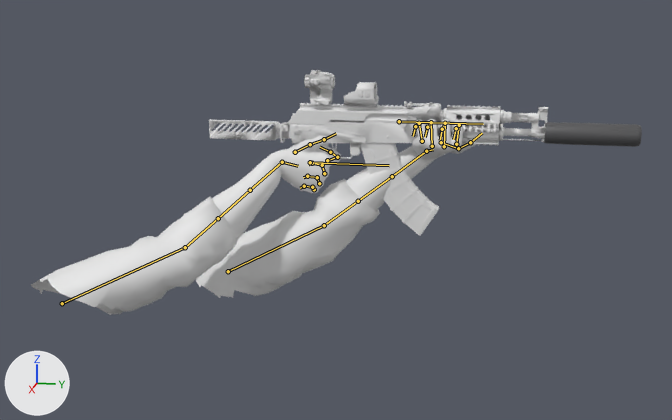
An edit to the glTF model client/public/models/viewmodel_rifle.glb, drawn before and after from the same camera.
Both versions are drawn from a 50 mm camera at (1.912, 0.438, 0.377) aimed at (0.108, 0.078, -0.074). Arrows for +X, +Y and +Z are at lower left; the lights stay in place. The first picture is the older version. Both versions are drawn at frame 0 of the action 'rifle_aim_iron'; the numbers are the values there. The bones that change, and the others that lie on the model, are drawn over the model as lines.

The first picture shows 'vm_rifle'.
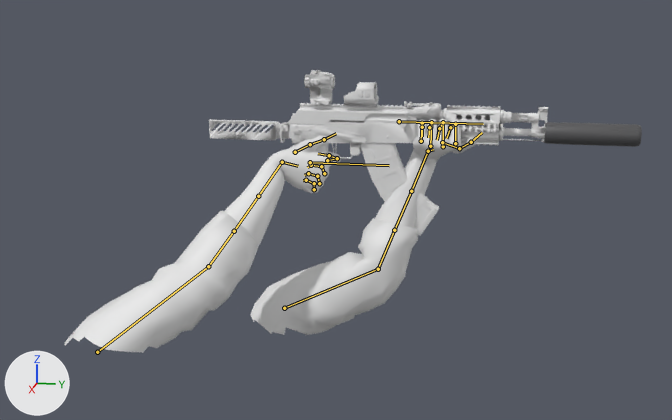
What changed in the scene script:
```text
Change bone_upperarm_l:
    where bone_upperarm_l = bpy.data.objects['rig_rifle'].pose.bones['UpperArm.L']
    bone_upperarm_l.location: (1.179, 1.263, 0.202) -> (1.235, 1.322, 0.071)
    bone_upperarm_l.rotation_quaternion: (0.588, -0.72, 0.0, 0.369) -> (0.615, -0.666, 0.0, 0.422)  # degrees (-92, 32, 31) -> degrees (-82, 34, 39)
Change bone_lowerarm_l:
    where bone_lowerarm_l = bpy.data.objects['rig_rifle'].pose.bones['LowerArm.L']  # child of 'UpperArm.L'
    bone_lowerarm_l.rotation_quaternion: (0.866, -0.363, 0.098, 0.33) -> (0.766, -0.204, 0.098, 0.602)  # degrees (-38, 24, 33) -> degrees (-12, 23, 74)
Change bone_foretwist1_l:
    where bone_foretwist1_l = bpy.data.objects['rig_rifle'].pose.bones['ForeTwist1.L']  # child of 'LowerArm.L'
    bone_foretwist1_l.rotation_quaternion: (0.9, 0.0, 0.435, 0.0) -> (0.873, 0.0, 0.487, 0.0)  # degrees (0, 52, 0) -> degrees (0, 58, 0)
Change bone_foretwist2_l:
    where bone_foretwist2_l = bpy.data.objects['rig_rifle'].pose.bones['ForeTwist2.L']  # child of 'LowerArm.L'
    bone_foretwist2_l.rotation_quaternion: (0.664, 0.0, 0.747, 0.0) -> (0.578, 0.0, 0.816, 0.0)  # degrees (0, 97, 0) -> degrees (0, 109, 0)
Change bone_wrist_l:
    where bone_wrist_l = bpy.data.objects['rig_rifle'].pose.bones['Wrist.L']  # child of 'LowerArm.L'
    bone_wrist_l.rotation_quaternion: (0.578, 0.483, 0.625, 0.207) -> (0.526, 0.617, 0.578, -0.088)  # degrees (107, 31, 81) -> degrees (128, 46, 63)
Change bone_index2_l:
    where bone_index2_l = bpy.data.objects['rig_rifle'].pose.bones['Index2.L']  # child of 'Wrist.L'
    bone_index2_l.rotation_quaternion: (0.819, -0.255, -0.07, -0.509) -> (0.819, -0.288, 0.0, -0.496)  # degrees (-22, -22, -59) -> degrees (-30, -17, -58)
Change bone_index3_l:
    where bone_index3_l = bpy.data.objects['rig_rifle'].pose.bones['Index3.L']  # child of 'Index2.L'
    bone_index3_l.rotation_quaternion: (0.793, -0.313, -0.034, -0.521) -> (0.793, -0.359, 0.029, -0.491)  # degrees (-30, -22, -61) -> degrees (-39, -18, -57)
Change bone_middle3_l:
    where bone_middle3_l = bpy.data.objects['rig_rifle'].pose.bones['Middle3.L']  # child of 'Middle2.L'
    bone_middle3_l.rotation_quaternion: (0.793, -0.336, -0.011, -0.507) -> (0.793, -0.36, 0.01, -0.491)  # degrees (-34, -21, -59) -> degrees (-38, -20, -57)
Change bone_pinky2_l:
    where bone_pinky2_l = bpy.data.objects['rig_rifle'].pose.bones['Pinky2.L']  # child of 'Wrist.L'
    bone_pinky2_l.rotation_quaternion: (0.819, -0.221, 0.101, -0.519) -> (0.819, -0.178, 0.0, -0.545)  # degrees (-28, -4, -64) -> degrees (-17, -11, -66)
Change bone_pinky3_l:
    where bone_pinky3_l = bpy.data.objects['rig_rifle'].pose.bones['Pinky3.L']  # child of 'Pinky2.L'
    bone_pinky3_l.rotation_quaternion: (0.793, -0.316, 0.053, -0.518) -> (0.793, -0.238, -0.029, -0.559)  # degrees (-35, -14, -62) -> degrees (-21, -18, -67)
Change bone_ring3_l:
    where bone_ring3_l = bpy.data.objects['rig_rifle'].pose.bones['Ring3.L']  # child of 'Ring2.L'
    bone_ring3_l.rotation_quaternion: (0.793, -0.323, 0.02, -0.515) -> (0.793, -0.301, -0.004, -0.529)  # degrees (-34, -18, -61) -> degrees (-30, -19, -62)
Change bone_upperarm_r:
    where bone_upperarm_r = bpy.data.objects['rig_rifle'].pose.bones['UpperArm.R']
    bone_upperarm_r.location: (-1.329, 1.161, 0.472) -> (-1.421, 1.185, 0.37)
    bone_upperarm_r.rotation_quaternion: (0.643, -0.673, 0.0, -0.366) -> (0.623, -0.569, 0.0, -0.537)  # degrees (-84, -30, -33) -> degrees (-64, -38, -58)
Change bone_lowerarm_r:
    where bone_lowerarm_r = bpy.data.objects['rig_rifle'].pose.bones['LowerArm.R']  # child of 'UpperArm.R'
    bone_lowerarm_r.rotation_quaternion: (0.945, -0.033, 0.09, -0.312) -> (0.961, -0.035, 0.07, -0.264)  # degrees (-7, 9, -37) -> degrees (-6, 7, -31)
Change bone_foretwist1_r:
    where bone_foretwist1_r = bpy.data.objects['rig_rifle'].pose.bones['ForeTwist1.R']  # child of 'LowerArm.R'
    bone_foretwist1_r.rotation_quaternion: (0.929, 0.0, 0.37, 0.0) -> (0.958, 0.0, 0.288, 0.0)  # degrees (0, 43, 0) -> degrees (0, 33, 0)
Change bone_foretwist2_r:
    where bone_foretwist2_r = bpy.data.objects['rig_rifle'].pose.bones['ForeTwist2.R']  # child of 'LowerArm.R'
    bone_foretwist2_r.rotation_quaternion: (0.758, 0.0, 0.652, 0.0) -> (0.854, 0.0, 0.52, 0.0)  # degrees (0, 81, 0) -> degrees (0, 63, 0)
Change bone_wrist_r:
    where bone_wrist_r = bpy.data.objects['rig_rifle'].pose.bones['Wrist.R']  # child of 'LowerArm.R'
    bone_wrist_r.rotation_quaternion: (0.48, -0.404, 0.695, -0.352) -> (0.512, -0.421, 0.576, -0.479)  # degrees (-108, 22, -103) -> degrees (-91, 11, -97)
Change bone_index2_r:
    where bone_index2_r = bpy.data.objects['rig_rifle'].pose.bones['Index2.R']  # child of 'Wrist.R'
    bone_index2_r.rotation_quaternion: (0.924, -0.17, 0.047, 0.34) -> (0.924, -0.192, 0.0, 0.331)  # degrees (-17, 12, 39) -> degrees (-21, 7, 38)
Change bone_index3_r:
    where bone_index3_r = bpy.data.objects['rig_rifle'].pose.bones['Index3.R']  # child of 'Index2.R'
    bone_index3_r.rotation_quaternion: (0.887, -0.237, 0.026, 0.395) -> (0.887, -0.272, -0.022, 0.372)  # degrees (-24, 14, 45) -> degrees (-30, 9, 43)
Change bone_middle3_r:
    where bone_middle3_r = bpy.data.objects['rig_rifle'].pose.bones['Middle3.R']  # child of 'Middle2.R'
    bone_middle3_r.rotation_quaternion: (0.737, -0.373, 0.012, 0.563) -> (0.737, -0.4, -0.011, 0.545)  # degrees (-37, 26, 66) -> degrees (-41, 25, 63)
Change bone_pinky2_r:
    where bone_pinky2_r = bpy.data.objects['rig_rifle'].pose.bones['Pinky2.R']  # child of 'Wrist.R'
    bone_pinky2_r.rotation_quaternion: (0.777, -0.243, -0.111, 0.57) -> (0.777, -0.195, 0.0, 0.598)  # degrees (-30, 6, 71) -> degrees (-18, 13, 73)
Change bone_pinky3_r:
    where bone_pinky3_r = bpy.data.objects['rig_rifle'].pose.bones['Pinky3.R']  # child of 'Pinky2.R'
    bone_pinky3_r.rotation_quaternion: (0.737, -0.351, -0.059, 0.575) -> (0.737, -0.265, 0.032, 0.621)  # degrees (-38, 18, 69) -> degrees (-22, 22, 76)
Change bone_ring3_r:
    where bone_ring3_r = bpy.data.objects['rig_rifle'].pose.bones['Ring3.R']  # child of 'Ring2.R'
    bone_ring3_r.rotation_quaternion: (0.737, -0.359, -0.022, 0.572) -> (0.737, -0.334, 0.004, 0.587)  # degrees (-37, 22, 68) -> degrees (-32, 23, 70)
```

Boxes (x1, y1, x2, y2) around the edits, measured in the pictures (672 x 420 px):
'vm_rifle', posed (15% taller): before (31, 70, 642, 315); after (64, 70, 642, 353)
bone 'UpperArm.L', root to tip: before (228, 271) to (324, 225); after (284, 308) to (378, 269)
bone 'LowerArm.L', root to tip: before (324, 225) to (358, 201); after (378, 269) to (394, 230)
bone 'ForeTwist1.L', root to tip: before (358, 201) to (392, 176); after (394, 230) to (411, 191)
bone 'ForeTwist2.L', root to tip: before (392, 176) to (426, 151); after (411, 191) to (428, 151)
bone 'Wrist.L', root to tip: before (426, 151) to (433, 149); after (428, 151) to (433, 149)
bone 'Index2.L', root to tip: before (456, 144) to (459, 125); after (455, 143) to (455, 124)
bone 'Index3.L', root to tip: before (459, 125) to (456, 128); after (455, 124) to (450, 127)
bone 'Middle3.L', root to tip: before (445, 123) to (442, 129); after (443, 122) to (439, 128)
bone 'Pinky2.L', root to tip: before (422, 141) to (419, 123); after (421, 141) to (422, 123)
bone 'Pinky3.L', root to tip: before (419, 123) to (415, 126); after (422, 123) to (422, 127)
bone 'Ring3.L', root to tip: before (431, 122) to (427, 127); after (431, 122) to (429, 127)
bone 'UpperArm.R', root to tip: before (62, 303) to (185, 247); after (97, 352) to (208, 266)
bone 'LowerArm.R', root to tip: before (185, 247) to (218, 218); after (208, 266) to (234, 231)
bone 'ForeTwist1.R', root to tip: before (218, 218) to (250, 190); after (234, 231) to (258, 196)
bone 'ForeTwist2.R', root to tip: before (250, 190) to (282, 162); after (258, 196) to (282, 162)
bone 'Index2.R', root to tip: before (327, 160) to (337, 157); after (327, 160) to (337, 158)
bone 'Index3.R', root to tip: before (337, 157) to (330, 152); after (337, 158) to (329, 155)
bone 'Middle3.R', root to tip: before (322, 165) to (312, 163); after (321, 166) to (311, 165)
bone 'Pinky2.R', root to tip: before (314, 189) to (312, 187); after (314, 189) to (314, 183)
bone 'Pinky3.R', root to tip: before (312, 187) to (304, 186); after (314, 183) to (306, 180)
bone 'Ring3.R', root to tip: before (317, 177) to (307, 176); after (317, 176) to (308, 173)
